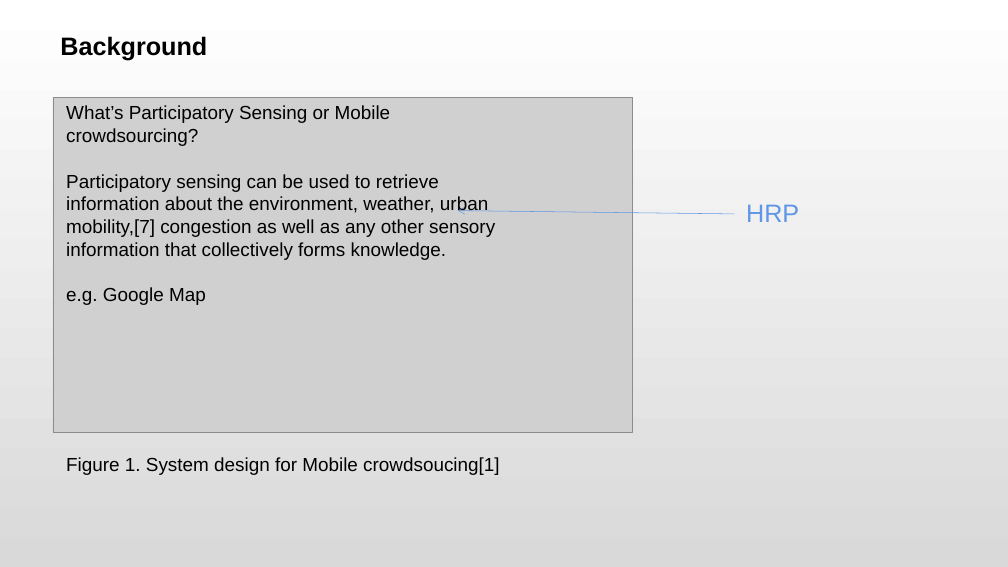
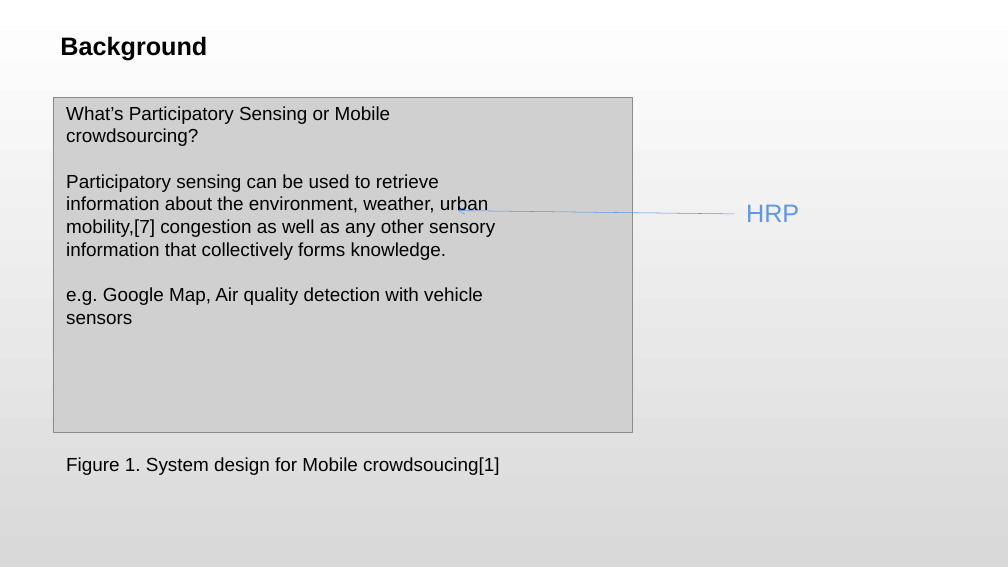
Before and after one commit to 66Ronghua99/HRP-Thesis, a slide deck: slide 2 of lttStudy/ProposalPre.pptx. Drawn at 1008x567 pixels with LibreOffice and Linux fonts; fonts in the diff are those of the drawing; grey boxes stand for pictures. Boxes give left, top, right and bottom in pixels: in the first picture for what was removed or moved away, otherwise in the second. Text is boxed around its words. In the diff, an @@ line names an element or a change of style, - is before the commit and + after.

```diff
--- a/lttStudy/ProposalPre.pptx
+++ b/lttStudy/ProposalPre.pptx
@@ text at [66,287,483,305]: text changed @@
-e.g. Google Map
+e.g. Google Map, Air quality detection with vehicle sensors
```
Also in this commit, not shown: 7 other slides changed, 1 slide removed, 3 other files.
